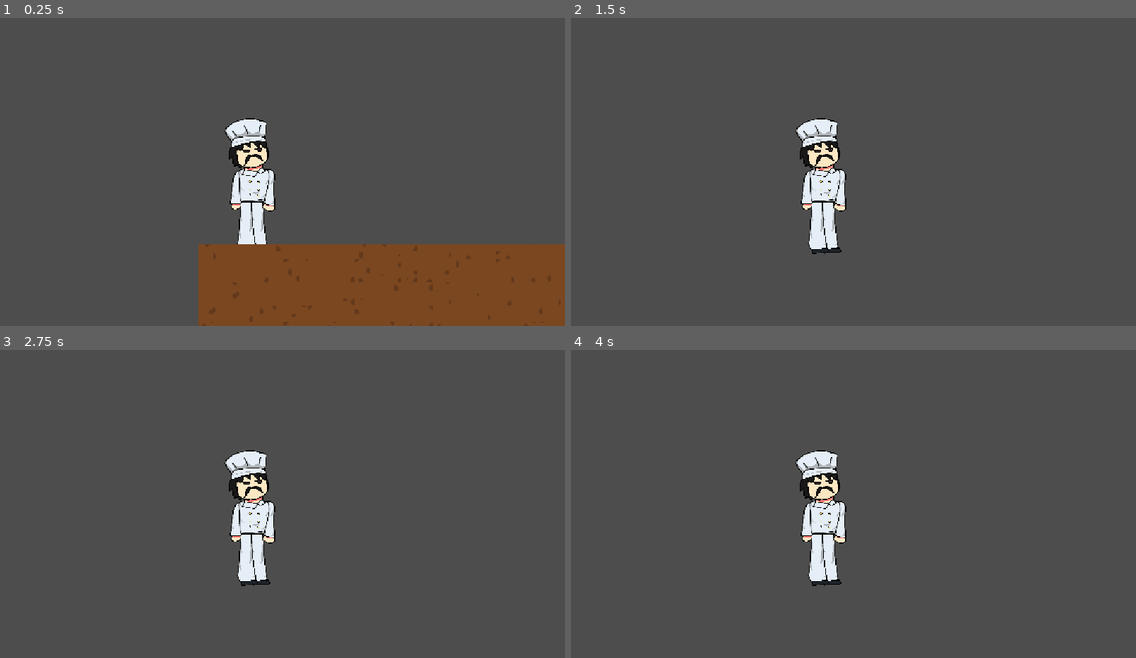
Above: before the commit, frames 1-4 (two rows, left to right).
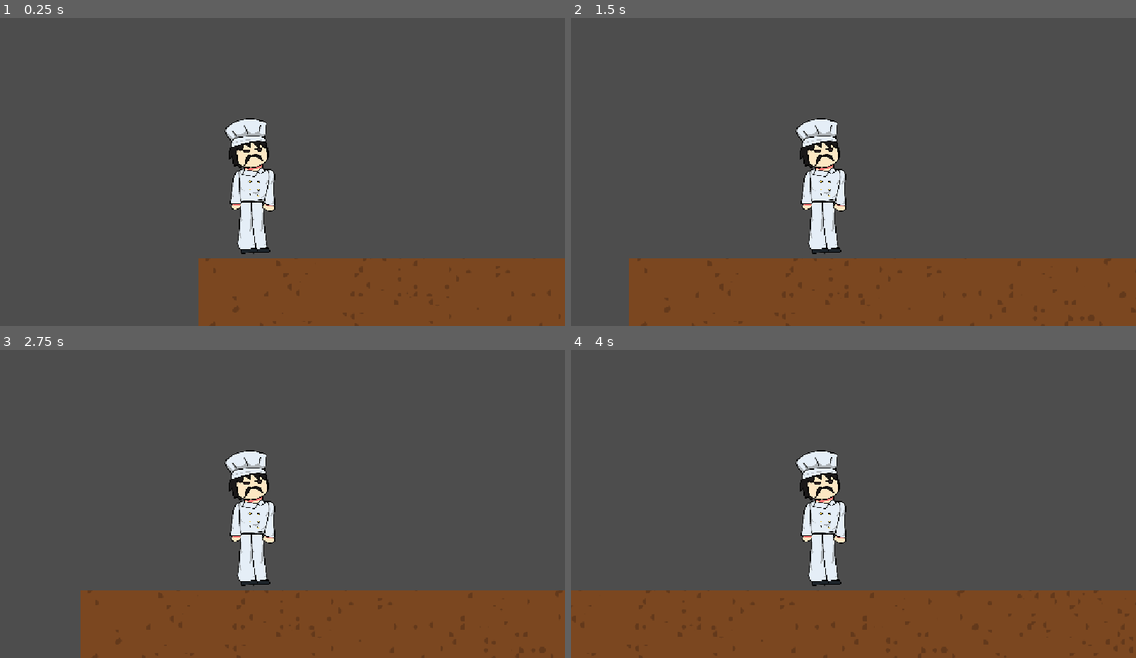
Above: after the commit, the same moments.

Repository: buozelbirhesap/cikofte-oyunu
Game: Godot game, scene res://LEVEL-1.tscn
The game is run twice, just before and just after one commit, with the same random seed, the same clock (stepped at 60 frames per second) and the same inputs. Before the commit the project has no main scene; this scene is started directly in both runs.
Inputs:
- Up to frame 1 (0.25 s): no input
- Up to frame 2 (1.5 s): tap Enter (ui_accept) at 0.5, 0.77 s; hold Right (ui_right) from 0.53 s (still down)
- Up to frame 3 (2.75 s): tap Enter (ui_accept) at 1.52 s; release Right (ui_right) at 2.03 s; hold Left (ui_left) from 2.03 s (still down)
- Up to frame 4 (4 s): release Left (ui_left) at 2.78 s; hold Right (ui_right) from 2.78 s (still down); tap Enter (ui_accept) at 3.02, 3.77 s

The runs differ from the first frame. In frame 1, 3.0% of the frame differs, in the area x 35-100%, y 73-79%; in frame 2, 20%; in frame 3, 19%; in frame 4, 22%, in the area x 0-100%, y 78-100%.

Commit message:
BVH

Diff:
--- a/LEVEL-1.tscn
+++ b/LEVEL-1.tscn
@@ -8,6 +8,7 @@
 0:0/0 = 0
 0:0/0/terrain_set = 0
 0:0/0/terrain = 0
+0:0/0/physics_layer_0/polygon_0/points = PackedVector2Array(-8, -8, 8, -8, 8, 8, -8, 8)
 0:0/0/terrains_peering_bit/right_side = 0
 0:0/0/terrains_peering_bit/bottom_right_corner = 0
 0:0/0/terrains_peering_bit/bottom_side = 0
@@ -19,6 +20,7 @@
 1:0/0 = 0
 1:0/0/terrain_set = 0
 1:0/0/terrain = 0
+1:0/0/physics_layer_0/polygon_0/points = PackedVector2Array(-8, -8, 8, -8, 8, 8, -8, 8)
 1:0/0/terrains_peering_bit/right_side = 0
 1:0/0/terrains_peering_bit/bottom_right_corner = 0
 1:0/0/terrains_peering_bit/bottom_side = 0
@@ -30,6 +32,7 @@
 2:0/0 = 0
 2:0/0/terrain_set = 0
 2:0/0/terrain = 0
+2:0/0/physics_layer_0/polygon_0/points = PackedVector2Array(-8, -8, 8, -8, 8, 8, -8, 8)
 2:0/0/terrains_peering_bit/right_side = 0
 2:0/0/terrains_peering_bit/bottom_right_corner = 0
 2:0/0/terrains_peering_bit/bottom_side = 0
@@ -41,6 +44,7 @@
 3:0/0 = 0
 3:0/0/terrain_set = 0
 3:0/0/terrain = 0
+3:0/0/physics_layer_0/polygon_0/points = PackedVector2Array(-8, -8, 8, -8, 8, 8, -8, 8)
 3:0/0/terrains_peering_bit/right_side = 0
 3:0/0/terrains_peering_bit/bottom_right_corner = 0
 3:0/0/terrains_peering_bit/bottom_side = 0
@@ -52,6 +56,7 @@
 4:0/0 = 0
 4:0/0/terrain_set = 0
 4:0/0/terrain = 0
+4:0/0/physics_layer_0/polygon_0/points = PackedVector2Array(-8, -8, 8, -8, 8, 8, -8, 8)
 4:0/0/terrains_peering_bit/right_side = 0
 4:0/0/terrains_peering_bit/bottom_right_corner = 0
 4:0/0/terrains_peering_bit/bottom_side = 0
@@ -63,6 +68,7 @@
 5:0/0 = 0
 5:0/0/terrain_set = 0
 5:0/0/terrain = 0
+5:0/0/physics_layer_0/polygon_0/points = PackedVector2Array(-8, -8, 8, -8, 8, 8, -8, 8)
 5:0/0/terrains_peering_bit/right_side = 0
 5:0/0/terrains_peering_bit/bottom_right_corner = 0
 5:0/0/terrains_peering_bit/bottom_side = 0
@@ -74,6 +80,7 @@
 6:0/0 = 0
 6:0/0/terrain_set = 0
 6:0/0/terrain = 0
+6:0/0/physics_layer_0/polygon_0/points = PackedVector2Array(-8, -8, 8, -8, 8, 8, -8, 8)
 6:0/0/terrains_peering_bit/right_side = 0
 6:0/0/terrains_peering_bit/bottom_right_corner = 0
 6:0/0/terrains_peering_bit/bottom_side = 0
@@ -85,6 +92,7 @@
 7:0/0 = 0
 7:0/0/terrain_set = 0
 7:0/0/terrain = 0
+7:0/0/physics_layer_0/polygon_0/points = PackedVector2Array(-8, -8, 8, -8, 8, 8, -8, 8)
 7:0/0/terrains_peering_bit/right_side = 0
 7:0/0/terrains_peering_bit/bottom_right_corner = 0
 7:0/0/terrains_peering_bit/bottom_side = 0
@@ -96,6 +104,7 @@
 0:1/0 = 0
 0:1/0/terrain_set = 0
 0:1/0/terrain = 0
+0:1/0/physics_layer_0/polygon_0/points = PackedVector2Array(-8, -8, 8, -8, 8, 8, -8, 8)
 0:1/0/terrains_peering_bit/right_side = 0
 0:1/0/terrains_peering_bit/bottom_right_corner = 0
 0:1/0/terrains_peering_bit/bottom_side = 0
@@ -107,6 +116,7 @@
 1:1/0 = 0
 1:1/0/terrain_set = 0
 1:1/0/terrain = 0
+1:1/0/physics_layer_0/polygon_0/points = PackedVector2Array(-8, -8, 8, -8, 8, 8, -8, 8)
 1:1/0/terrains_peering_bit/right_side = 0
 1:1/0/terrains_peering_bit/bottom_right_corner = 0
 1:1/0/terrains_peering_bit/bottom_side = 0
@@ -118,6 +128,7 @@
 2:1/0 = 0
 2:1/0/terrain_set = 0
 2:1/0/terrain = 0
+2:1/0/physics_layer_0/polygon_0/points = PackedVector2Array(-8, -8, 8, -8, 8, 8, -8, 8)
 2:1/0/terrains_peering_bit/right_side = 0
 2:1/0/terrains_peering_bit/bottom_right_corner = 0
 2:1/0/terrains_peering_bit/bottom_side = 0
@@ -129,6 +140,7 @@
 3:1/0 = 0
 3:1/0/terrain_set = 0
 3:1/0/terrain = 0
+3:1/0/physics_layer_0/polygon_0/points = PackedVector2Array(-8, -8, 8, -8, 8, 8, -8, 8)
 3:1/0/terrains_peering_bit/right_side = 0
 3:1/0/terrains_peering_bit/bottom_right_corner = 0
 3:1/0/terrains_peering_bit/bottom_side = 0
@@ -140,6 +152,7 @@
 4:1/0 = 0
 4:1/0/terrain_set = 0
 4:1/0/terrain = 0
+4:1/0/physics_layer_0/polygon_0/points = PackedVector2Array(-8, -8, 8, -8, 8, 8, -8, 8)
 4:1/0/terrains_peering_bit/right_side = 0
 4:1/0/terrains_peering_bit/bottom_right_corner = 0
 4:1/0/terrains_peering_bit/bottom_side = 0
@@ -151,6 +164,7 @@
 5:1/0 = 0
 5:1/0/terrain_set = 0
 5:1/0/terrain = 0
+5:1/0/physics_layer_0/polygon_0/points = PackedVector2Array(-8, -8, 8, -8, 8, 8, -8, 8)
 5:1/0/terrains_peering_bit/right_side = 0
 5:1/0/terrains_peering_bit/bottom_right_corner = 0
 5:1/0/terrains_peering_bit/bottom_side = 0
@@ -162,6 +176,7 @@
 6:1/0 = 0
 6:1/0/terrain_set = 0
 6:1/0/terrain = 0
+6:1/0/physics_layer_0/polygon_0/points = PackedVector2Array(-8, -8, 8, -8, 8, 8, -8, 8)
 6:1/0/terrains_peering_bit/right_side = 0
 6:1/0/terrains_peering_bit/bottom_right_corner = 0
 6:1/0/terrains_peering_bit/bottom_side = 0
@@ -173,6 +188,7 @@
 7:1/0 = 0
 7:1/0/terrain_set = 0
 7:1/0/terrain = 0
+7:1/0/physics_layer_0/polygon_0/points = PackedVector2Array(-8, -8, 8, -8, 8, 8, -8, 8)
 7:1/0/terrains_peering_bit/right_side = 0
 7:1/0/terrains_peering_bit/bottom_right_corner = 0
 7:1/0/terrains_peering_bit/bottom_side = 0
@@ -184,6 +200,7 @@
 0:2/0 = 0
 0:2/0/terrain_set = 0
 0:2/0/terrain = 0
+0:2/0/physics_layer_0/polygon_0/points = PackedVector2Array(-8, -8, 8, -8, 8, 8, -8, 8)
 0:2/0/terrains_peering_bit/right_side = 0
 0:2/0/terrains_peering_bit/bottom_right_corner = 0
 0:2/0/terrains_peering_bit/bottom_side = 0
@@ -195,6 +212,7 @@
 1:2/0 = 0
 1:2/0/terrain_set = 0
 1:2/0/terrain = 0
+1:2/0/physics_layer_0/polygon_0/points = PackedVector2Array(-8, -8, 8, -8, 8, 8, -8, 8)
 1:2/0/terrains_peering_bit/right_side = 0
 1:2/0/terrains_peering_bit/bottom_right_corner = 0
 1:2/0/terrains_peering_bit/bottom_side = 0
@@ -206,6 +224,7 @@
 2:2/0 = 0
 2:2/0/terrain_set = 0
 2:2/0/terrain = 0
+2:2/0/physics_layer_0/polygon_0/points = PackedVector2Array(-8, -8, 8, -8, 8, 8, -8, 8)
 2:2/0/terrains_peering_bit/right_side = 0
 2:2/0/terrains_peering_bit/bottom_right_corner = 0
 2:2/0/terrains_peering_bit/bottom_side = 0
@@ -217,6 +236,7 @@
 3:2/0 = 0
 3:2/0/terrain_set = 0
 3:2/0/terrain = 0
+3:2/0/physics_layer_0/polygon_0/points = PackedVector2Array(-8, -8, 8, -8, 8, 8, -8, 8)
 3:2/0/terrains_peering_bit/right_side = 0
 3:2/0/terrains_peering_bit/bottom_right_corner = 0
 3:2/0/terrains_peering_bit/bottom_side = 0
@@ -228,6 +248,7 @@
 4:2/0 = 0
 4:2/0/terrain_set = 0
 4:2/0/terrain = 0
+4:2/0/physics_layer_0/polygon_0/points = PackedVector2Array(-8, -8, 8, -8, 8, 8, -8, 8)
 4:2/0/terrains_peering_bit/right_side = 0
 4:2/0/terrains_peering_bit/bottom_right_corner = 0
 4:2/0/terrains_peering_bit/bottom_side = 0
@@ -239,6 +260,7 @@
 5:2/0 = 0
 5:2/0/terrain_set = 0
 5:2/0/terrain = 0
+5:2/0/physics_layer_0/polygon_0/points = PackedVector2Array(-8, -8, 8, -8, 8, 8, -8, 8)
 5:2/0/terrains_peering_bit/right_side = 0
 5:2/0/terrains_peering_bit/bottom_right_corner = 0
 5:2/0/terrains_peering_bit/bottom_side = 0
@@ -250,6 +272,7 @@
 6:2/0 = 0
 6:2/0/terrain_set = 0
 6:2/0/terrain = 0
+6:2/0/physics_layer_0/polygon_0/points = PackedVector2Array(-8, -8, 8, -8, 8, 8, -8, 8)
 6:2/0/terrains_peering_bit/right_side = 0
 6:2/0/terrains_peering_bit/bottom_right_corner = 0
 6:2/0/terrains_peering_bit/bottom_side = 0
@@ -261,6 +284,7 @@
 7:2/0 = 0
 7:2/0/terrain_set = 0
 7:2/0/terrain = 0
+7:2/0/physics_layer_0/polygon_0/points = PackedVector2Array(-8, -8, 8, -8, 8, 8, -8, 8)
 7:2/0/terrains_peering_bit/right_side = 0
 7:2/0/terrains_peering_bit/bottom_right_corner = 0
 7:2/0/terrains_peering_bit/bottom_side = 0
@@ -272,6 +296,7 @@
 0:3/0 = 0
 0:3/0/terrain_set = 0
 0:3/0/terrain = 0
+0:3/0/physics_layer_0/polygon_0/points = PackedVector2Array(-8, -8, 8, -8, 8, 8, -8, 8)
 0:3/0/terrains_peering_bit/right_side = 0
 0:3/0/terrains_peering_bit/bottom_right_corner = 0
 0:3/0/terrains_peering_bit/bottom_side = 0
@@ -283,6 +308,7 @@
 1:3/0 = 0
 1:3/0/terrain_set = 0
 1:3/0/terrain = 0
+1:3/0/physics_layer_0/polygon_0/points = PackedVector2Array(-8, -8, 8, -8, 8, 8, -8, 8)
 1:3/0/terrains_peering_bit/right_side = 0
 1:3/0/terrains_peering_bit/bottom_right_corner = 0
 1:3/0/terrains_peering_bit/bottom_side = 0
@@ -294,6 +320,7 @@
 2:3/0 = 0
 2:3/0/terrain_set = 0
 2:3/0/terrain = 0
+2:3/0/physics_layer_0/polygon_0/points = PackedVector2Array(-8, -8, 8, -8, 8, 8, -8, 8)
 2:3/0/terrains_peering_bit/right_side = 0
 2:3/0/terrains_peering_bit/bottom_right_corner = 0
 2:3/0/terrains_peering_bit/bottom_side = 0
@@ -305,6 +332,7 @@
 3:3/0 = 0
 3:3/0/terrain_set = 0
 3:3/0/terrain = 0
+3:3/0/physics_layer_0/polygon_0/points = PackedVector2Array(-8, -8, 8, -8, 8, 8, -8, 8)
 3:3/0/terrains_peering_bit/right_side = 0
 3:3/0/terrains_peering_bit/bottom_right_corner = 0
 3:3/0/terrains_peering_bit/bottom_side = 0
@@ -316,6 +344,7 @@
 4:3/0 = 0
 4:3/0/terrain_set = 0
 4:3/0/terrain = 0
+4:3/0/physics_layer_0/polygon_0/points = PackedVector2Array(-8, -8, 8, -8, 8, 8, -8, 8)
 4:3/0/terrains_peering_bit/right_side = 0
 4:3/0/terrains_peering_bit/bottom_right_corner = 0
 4:3/0/terrains_peering_bit/bottom_side = 0
@@ -327,6 +356,7 @@
 5:3/0 = 0
 5:3/0/terrain_set = 0
 5:3/0/terrain = 0
+5:3/0/physics_layer_0/polygon_0/points = PackedVector2Array(-8, -8, 8, -8, 8, 8, -8, 8)
 5:3/0/terrains_peering_bit/right_side = 0
 5:3/0/terrains_peering_bit/bottom_right_corner = 0
 5:3/0/terrains_peering_bit/bottom_side = 0
@@ -338,6 +368,7 @@
 6:3/0 = 0
 6:3/0/terrain_set = 0
 6:3/0/terrain = 0
+6:3/0/physics_layer_0/polygon_0/points = PackedVector2Array(-8, -8, 8, -8, 8, 8, -8, 8)
 6:3/0/terrains_peering_bit/right_side = 0
 6:3/0/terrains_peering_bit/bottom_right_corner = 0
 6:3/0/terrains_peering_bit/bottom_side = 0
@@ -349,6 +380,7 @@
 7:3/0 = 0
 7:3/0/terrain_set = 0
 7:3/0/terrain = 0
+7:3/0/physics_layer_0/polygon_0/points = PackedVector2Array(-8, -8, 8, -8, 8, 8, -8, 8)
 7:3/0/terrains_peering_bit/right_side = 0
 7:3/0/terrains_peering_bit/bottom_right_corner = 0
 7:3/0/terrains_peering_bit/bottom_side = 0
@@ -360,6 +392,7 @@
 0:4/0 = 0
 0:4/0/terrain_set = 0
 0:4/0/terrain = 0
+0:4/0/physics_layer_0/polygon_0/points = PackedVector2Array(-8, -8, 8, -8, 8, 8, -8, 8)
 0:4/0/terrains_peering_bit/right_side = 0
 0:4/0/terrains_peering_bit/bottom_right_corner = 0
 0:4/0/terrains_peering_bit/bottom_side = 0
@@ -371,6 +404,7 @@
 1:4/0 = 0
 1:4/0/terrain_set = 0
 1:4/0/terrain = 0
+1:4/0/physics_layer_0/polygon_0/points = PackedVector2Array(-8, -8, 8, -8, 8, 8, -8, 8)
 1:4/0/terrains_peering_bit/right_side = 0
 1:4/0/terrains_peering_bit/bottom_right_corner = 0
 1:4/0/terrains_peering_bit/bottom_side = 0
@@ -382,6 +416,7 @@
 2:4/0 = 0
 2:4/0/terrain_set = 0
 2:4/0/terrain = 0
+2:4/0/physics_layer_0/polygon_0/points = PackedVector2Array(-8, -8, 8, -8, 8, 8, -8, 8)
 2:4/0/terrains_peering_bit/right_side = 0
 2:4/0/terrains_peering_bit/bottom_right_corner = 0
 2:4/0/terrains_peering_bit/bottom_side = 0
@@ -393,6 +428,7 @@
 3:4/0 = 0
 3:4/0/terrain_set = 0
 3:4/0/terrain = 0
+3:4/0/physics_layer_0/polygon_0/points = PackedVector2Array(-8, -8, 8, -8, 8, 8, -8, 8)
 3:4/0/terrains_peering_bit/right_side = 0
 3:4/0/terrains_peering_bit/bottom_right_corner = 0
 3:4/0/terrains_peering_bit/bottom_side = 0
@@ -404,6 +440,7 @@
 4:4/0 = 0
 4:4/0/terrain_set = 0
 4:4/0/terrain = 0
+4:4/0/physics_layer_0/polygon_0/points = PackedVector2Array(-8, -8, 8, -8, 8, 8, -8, 8)
 4:4/0/terrains_peering_bit/right_side = 0
 4:4/0/terrains_peering_bit/bottom_right_corner = 0
 4:4/0/terrains_peering_bit/bottom_side = 0
@@ -415,6 +452,7 @@
 5:4/0 = 0
 5:4/0/terrain_set = 0
 5:4/0/terrain = 0
+5:4/0/physics_layer_0/polygon_0/points = PackedVector2Array(-8, -8, 8, -8, 8, 8, -8, 8)
 5:4/0/terrains_peering_bit/right_side = 0
 5:4/0/terrains_peering_bit/bottom_right_corner = 0
 5:4/0/terrains_peering_bit/bottom_side = 0
@@ -426,6 +464,7 @@
 6:4/0 = 0
 6:4/0/terrain_set = 0
 6:4/0/terrain = 0
+6:4/0/physics_layer_0/polygon_0/points = PackedVector2Array(-8, -8, 8, -8, 8, 8, -8, 8)
 6:4/0/terrains_peering_bit/right_side = 0
 6:4/0/terrains_peering_bit/bottom_right_corner = 0
 6:4/0/terrains_peering_bit/bottom_side = 0
@@ -437,6 +476,7 @@
 7:4/0 = 0
 7:4/0/terrain_set = 0
 7:4/0/terrain = 0
+7:4/0/physics_layer_0/polygon_0/points = PackedVector2Array(-8, -8, 8, -8, 8, 8, -8, 8)
 7:4/0/terrains_peering_bit/right_side = 0
 7:4/0/terrains_peering_bit/bottom_right_corner = 0
 7:4/0/terrains_peering_bit/bottom_side = 0
@@ -448,6 +488,7 @@
 0:5/0 = 0
 0:5/0/terrain_set = 0
 0:5/0/terrain = 0
+0:5/0/physics_layer_0/polygon_0/points = PackedVector2Array(-8, -8, 8, -8, 8, 8, -8, 8)
 0:5/0/terrains_peering_bit/right_side = 0
 0:5/0/terrains_peering_bit/bottom_right_corner = 0
 0:5/0/terrains_peering_bit/bottom_side = 0
@@ -459,6 +500,7 @@
 1:5/0 = 0
 1:5/0/terrain_set = 0
 1:5/0/terrain = 0
+1:5/0/physics_layer_0/polygon_0/points = PackedVector2Array(-8, -8, 8, -8, 8, 8, -8, 8)
 1:5/0/terrains_peering_bit/right_side = 0
 1:5/0/terrains_peering_bit/bottom_right_corner = 0
 1:5/0/terrains_peering_bit/bottom_side = 0
@@ -470,6 +512,7 @@
 2:5/0 = 0
 2:5/0/terrain_set = 0
 2:5/0/terrain = 0
+2:5/0/physics_layer_0/polygon_0/points = PackedVector2Array(-8, -8, 8, -8, 8, 8, -8, 8)
 2:5/0/terrains_peering_bit/right_side = 0
 2:5/0/terrains_peering_bit/bottom_right_corner = 0
 2:5/0/terrains_peering_bit/bottom_side = 0
@@ -481,6 +524,7 @@
 3:5/0 = 0
 3:5/0/terrain_set = 0
 3:5/0/terrain = 0
+3:5/0/physics_layer_0/polygon_0/points = PackedVector2Array(-8, -8, 8, -8, 8, 8, -8, 8)
 3:5/0/terrains_peering_bit/right_side = 0
 3:5/0/terrains_peering_bit/bottom_right_corner = 0
 3:5/0/terrains_peering_bit/bottom_side = 0
@@ -492,6 +536,7 @@
 4:5/0 = 0
 4:5/0/terrain_set = 0
 4:5/0/terrain = 0
+4:5/0/physics_layer_0/polygon_0/points = PackedVector2Array(-8, -8, 8, -8, 8, 8, -8, 8)
 4:5/0/terrains_peering_bit/right_side = 0
 4:5/0/terrains_peering_bit/bottom_right_corner = 0
 4:5/0/terrains_peering_bit/bottom_side = 0
@@ -503,6 +548,7 @@
 5:5/0 = 0
 5:5/0/terrain_set = 0
 5:5/0/terrain = 0
+5:5/0/physics_layer_0/polygon_0/points = PackedVector2Array(-8, -8, 8, -8, 8, 8, -8, 8)
 5:5/0/terrains_peering_bit/right_side = 0
 5:5/0/terrains_peering_bit/bottom_right_corner = 0
 5:5/0/terrains_peering_bit/bottom_side = 0
@@ -514,6 +560,7 @@
 6:5/0 = 0
 6:5/0/terrain_set = 0
 6:5/0/terrain = 0
+6:5/0/physics_layer_0/polygon_0/points = PackedVector2Array(-8, -8, 8, -8, 8, 8, -8, 8)
 6:5/0/terrains_peering_bit/right_side = 0
 6:5/0/terrains_peering_bit/bottom_right_corner = 0
 6:5/0/terrains_peering_bit/bottom_side = 0
@@ -525,6 +572,7 @@
 7:5/0 = 0
 7:5/0/terrain_set = 0
 7:5/0/terrain = 0
+7:5/0/physics_layer_0/polygon_0/points = PackedVector2Array(-8, -8, 8, -8, 8, 8, -8, 8)
 7:5/0/terrains_peering_bit/right_side = 0
 7:5/0/terrains_peering_bit/bottom_right_corner = 0
 7:5/0/terrains_peering_bit/bottom_side = 0
@@ -536,6 +584,7 @@
 0:6/0 = 0
 0:6/0/terrain_set = 0
 0:6/0/terrain = 0
+0:6/0/physics_layer_0/polygon_0/points = PackedVector2Array(-8, -8, 8, -8, 8, 8, -8, 8)
 0:6/0/terrains_peering_bit/right_side = 0
 0:6/0/terrains_peering_bit/bottom_right_corner = 0
 0:6/0/terrains_peering_bit/bottom_side = 0
@@ -547,6 +596,7 @@
 1:6/0 = 0
 1:6/0/terrain_set = 0
 1:6/0/terrain = 0
+1:6/0/physics_layer_0/polygon_0/points = PackedVector2Array(-8, -8, 8, -8, 8, 8, -8, 8)
 1:6/0/terrains_peering_bit/right_side = 0
 1:6/0/terrains_peering_bit/bottom_right_corner = 0
 1:6/0/terrains_peering_bit/bottom_side = 0
@@ -558,6 +608,7 @@
 2:6/0 = 0
 2:6/0/terrain_set = 0
 2:6/0/terrain = 0
+2:6/0/physics_layer_0/polygon_0/points = PackedVector2Array(-8, -8, 8, -8, 8, 8, -8, 8)
 2:6/0/terrains_peering_bit/right_side = 0
 2:6/0/terrains_peering_bit/bottom_right_corner = 0
 2:6/0/terrains_peering_bit/bottom_side = 0
@@ -569,6 +620,7 @@
 3:6/0 = 0
 3:6/0/terrain_set = 0
 3:6/0/terrain = 0
+3:6/0/physics_layer_0/polygon_0/points = PackedVector2Array(-8, -8, 8, -8, 8, 8, -8, 8)
 3:6/0/terrains_peering_bit/right_side = 0
 3:6/0/terrains_peering_bit/bottom_right_corner = 0
 3:6/0/terrains_peering_bit/bottom_side = 0
@@ -580,6 +632,7 @@
 4:6/0 = 0
 4:6/0/terrain_set = 0
 4:6/0/terrain = 0
+4:6/0/physics_layer_0/polygon_0/points = PackedVector2Array(-8, -8, 8, -8, 8, 8, -8, 8)
 4:6/0/terrains_peering_bit/right_side = 0
 4:6/0/terrains_peering_bit/bottom_right_corner = 0
 4:6/0/terrains_peering_bit/bottom_side = 0
@@ -591,6 +644,7 @@
 5:6/0 = 0
 5:6/0/terrain_set = 0
 5:6/0/terrain = 0
+5:6/0/physics_layer_0/polygon_0/points = PackedVector2Array(-8, -8, 8, -8, 8, 8, -8, 8)
 5:6/0/terrains_peering_bit/right_side = 0
 5:6/0/terrains_peering_bit/bottom_right_corner = 0
 5:6/0/terrains_peering_bit/bottom_side = 0
@@ -602,6 +656,7 @@
 6:6/0 = 0
 6:6/0/terrain_set = 0
 6:6/0/terrain = 0
+6:6/0/physics_layer_0/polygon_0/points = PackedVector2Array(-8, -8, 8, -8, 8, 8, -8, 8)
 6:6/0/terrains_peering_bit/right_side = 0
 6:6/0/terrains_peering_bit/bottom_right_corner = 0
 6:6/0/terrains_peering_bit/bottom_side = 0
@@ -613,6 +668,7 @@
 7:6/0 = 0
 7:6/0/terrain_set = 0
 7:6/0/terrain = 0
+7:6/0/physics_layer_0/polygon_0/points = PackedVector2Array(-8, -8, 8, -8, 8, 8, -8, 8)
 7:6/0/terrains_peering_bit/right_side = 0
 7:6/0/terrains_peering_bit/bottom_right_corner = 0
 7:6/0/terrains_peering_bit/bottom_side = 0
@@ -624,6 +680,7 @@
 0:7/0 = 0
 0:7/0/terrain_set = 0
 0:7/0/terrain = 0
+0:7/0/physics_layer_0/polygon_0/points = PackedVector2Array(-8, -8, 8, -8, 8, 8, -8, 8)
 0:7/0/terrains_peering_bit/right_side = 0
 0:7/0/terrains_peering_bit/bottom_right_corner = 0
 0:7/0/terrains_peering_bit/bottom_side = 0
@@ -635,6 +692,7 @@
 1:7/0 = 0
 1:7/0/terrain_set = 0
 1:7/0/terrain = 0
+1:7/0/physics_layer_0/polygon_0/points = PackedVector2Array(-8, -8, 8, -8, 8, 8, -8, 8)
 1:7/0/terrains_peering_bit/right_side = 0
 1:7/0/terrains_peering_bit/bottom_right_corner = 0
 1:7/0/terrains_peering_bit/bottom_side = 0
@@ -646,6 +704,7 @@
 2:7/0 = 0
 2:7/0/terrain_set = 0
 2:7/0/terrain = 0
+2:7/0/physics_layer_0/polygon_0/points = PackedVector2Array(-8, -8, 8, -8, 8, 8, -8, 8)
 2:7/0/terrains_peering_bit/right_side = 0
 2:7/0/terrains_peering_bit/bottom_right_corner = 0
 2:7/0/terrains_peering_bit/bottom_side = 0
@@ -657,6 +716,7 @@
 3:7/0 = 0
 3:7/0/terrain_set = 0
 3:7/0/terrain = 0
+3:7/0/physics_layer_0/polygon_0/points = PackedVector2Array(-8, -8, 8, -8, 8, 8, -8, 8)
 3:7/0/terrains_peering_bit/right_side = 0
 3:7/0/terrains_peering_bit/bottom_right_corner = 0
 3:7/0/terrains_peering_bit/bottom_side = 0
@@ -668,6 +728,7 @@
 4:7/0 = 0
 4:7/0/terrain_set = 0
 4:7/0/terrain = 0
+4:7/0/physics_layer_0/polygon_0/points = PackedVector2Array(-8, -8, 8, -8, 8, 8, -8, 8)
 4:7/0/terrains_peering_bit/right_side = 0
 4:7/0/terrains_peering_bit/bottom_right_corner = 0
 4:7/0/terrains_peering_bit/bottom_side = 0
@@ -679,6 +740,7 @@
 5:7/0 = 0
 5:7/0/terrain_set = 0
 5:7/0/terrain = 0
+5:7/0/physics_layer_0/polygon_0/points = PackedVector2Array(-8, -8, 8, -8, 8, 8, -8, 8)
 5:7/0/terrains_peering_bit/right_side = 0
 5:7/0/terrains_peering_bit/bottom_right_corner = 0
 5:7/0/terrains_peering_bit/bottom_side = 0
@@ -690,6 +752,7 @@
 6:7/0 = 0
 6:7/0/terrain_set = 0
 6:7/0/terrain = 0
+6:7/0/physics_layer_0/polygon_0/points = PackedVector2Array(-8, -8, 8, -8, 8, 8, -8, 8)
 6:7/0/terrains_peering_bit/right_side = 0
 6:7/0/terrains_peering_bit/bottom_right_corner = 0
 6:7/0/terrains_peering_bit/bottom_side = 0
@@ -701,6 +764,7 @@
 7:7/0 = 0
 7:7/0/terrain_set = 0
 7:7/0/terrain = 0
+7:7/0/physics_layer_0/polygon_0/points = PackedVector2Array(-8, -8, 8, -8, 8, 8, -8, 8)
 7:7/0/terrains_peering_bit/right_side = 0
 7:7/0/terrains_peering_bit/bottom_right_corner = 0
 7:7/0/terrains_peering_bit/bottom_side = 0
@@ -724,5 +788,5 @@
 
 [node name="TileMapLayer" type="TileMapLayer" parent="." unique_id=752208422]
 position = Vector2(104, 159)
-tile_map_data = PackedByteArray("AABNABYAAAADAAYAAABNABUAAAA …(16256 unchanged characters)… FAAQAAAD5/wwAAAAFAAEAAAD5/wsAAAAFAAQAAAA/AAgAAAAEAAEAAAA=")
+tile_map_data = PackedByteArray("AABNABYAAAADAAYAAABNABUAAAA …(16256 unchanged characters)… FAAQAAAD5/wwAAAAFAAEAAAD5/wsAAAAFAAQAAAA=")
 tile_set = SubResource("TileSet_xkklh")
--- a/project.godot
+++ b/project.godot
@@ -11,6 +11,7 @@
 [application]
 
 config/name="Cikofte-Oyunu"
+run/main_scene="uid://clts21tt0ua1w"
 config/features=PackedStringArray("4.7", "GL Compatibility")
 config/icon="res://icon.svg"
 
